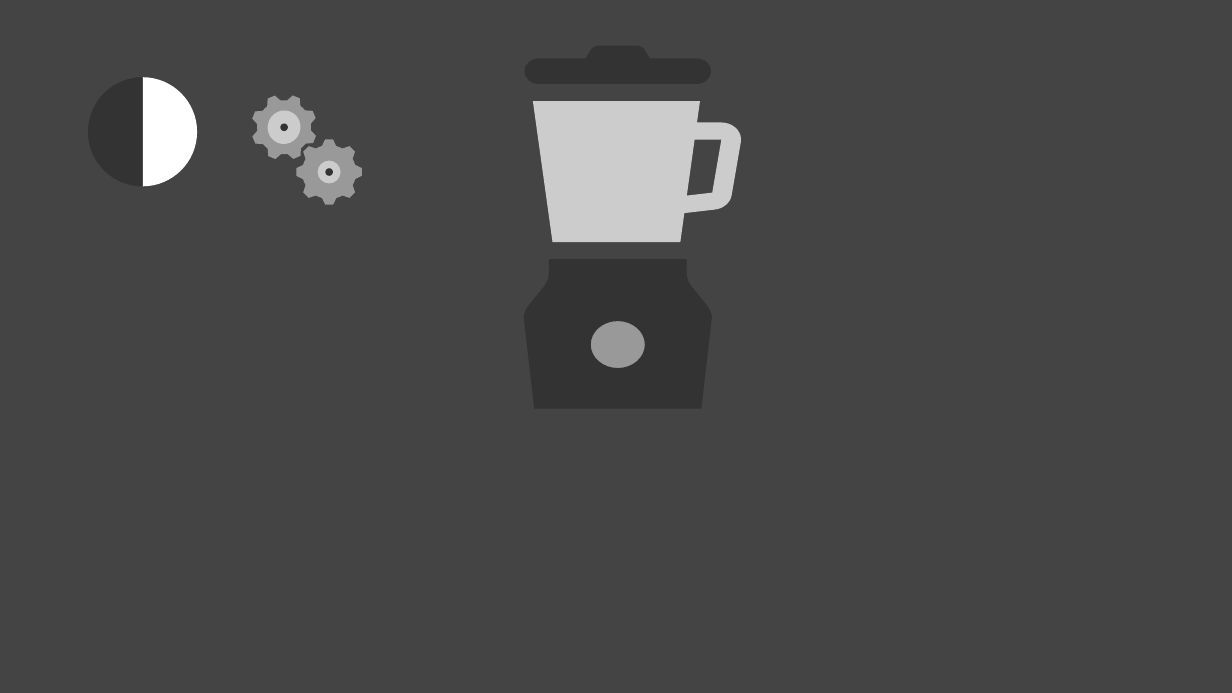
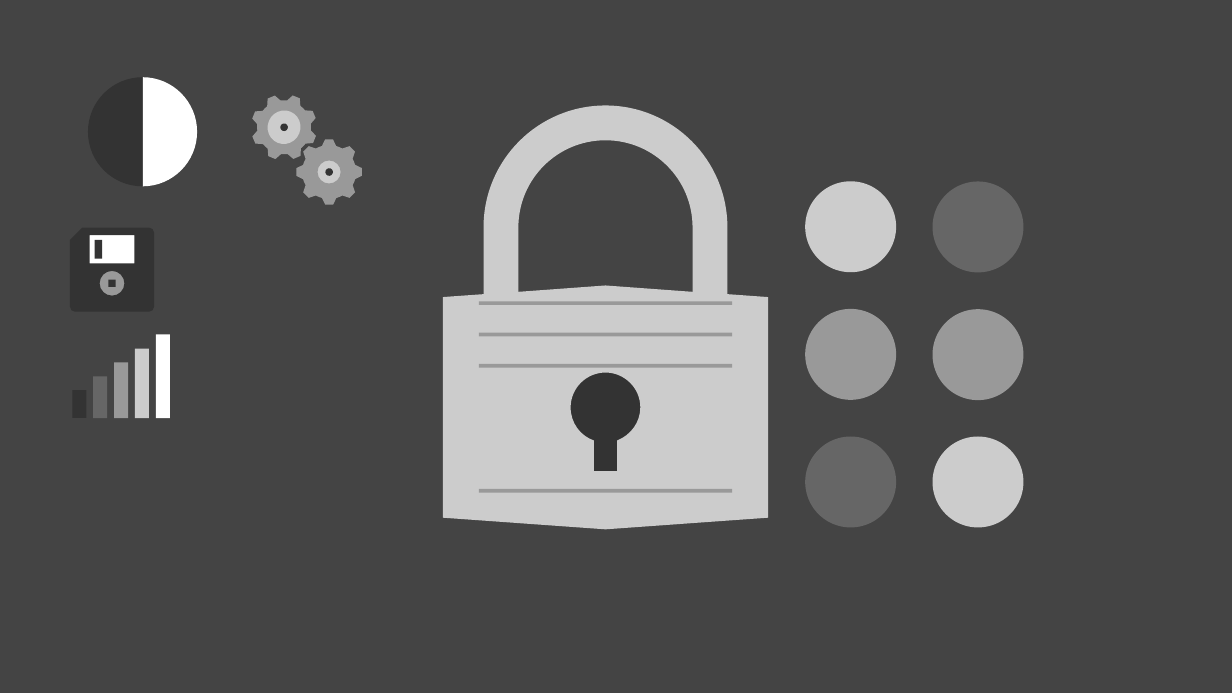
Before and after one commit to gbruneau/ColorPkr, a slide deck: slide 2 of src/asset/assetSources/ColorPkr-Icons.pptx. Drawn at 1232x693 pixels with LibreOffice and Linux fonts; fonts in the diff are those of the drawing. Boxes give left, top, right and bottom in pixels: in the first picture for what was removed or moved away, otherwise in the second. Text is boxed around its words. In the diff, an @@ line names an element or a change of style, - is before the commit and + after.

```diff
--- a/src/asset/assetSources/ColorPkr-Icons.pptx
+++ b/src/asset/assetSources/ColorPkr-Icons.pptx
@@ freeform shape removed at box(524, 45, 711, 84) @@
@@ freeform shape: place and size @@
-freeform shape at box(524, 259, 713, 409)
+freeform shape at box(443, 105, 768, 530)
@@ freeform shape at box(443, 105, 768, 530): fill #333333 to #CCCCCC @@
@@ freeform shape removed at box(533, 101, 741, 242) @@
@@ freeform shape added at box(70, 227, 154, 311), fill #333333 @@
@@ rectangle added at box(87, 232, 139, 267), fill #FFFFFF, outline #092A39 1.5 pt @@
@@ rectangle added at box(95, 267, 135, 302), fill #999999, outline #092A39 1.5 pt @@
@@ ellipse: place and size @@
-ellipse at box(578, 303, 661, 395)
+ellipse at box(805, 309, 896, 399)
@@ group added at box(72, 335, 170, 418): 5 rectangles @@
@@ group added at box(479, 181, 1023, 527): 6 ellipses, 4 rectangles @@
```
Also in this commit, not shown: 1 other slide changed, 11 other files.
